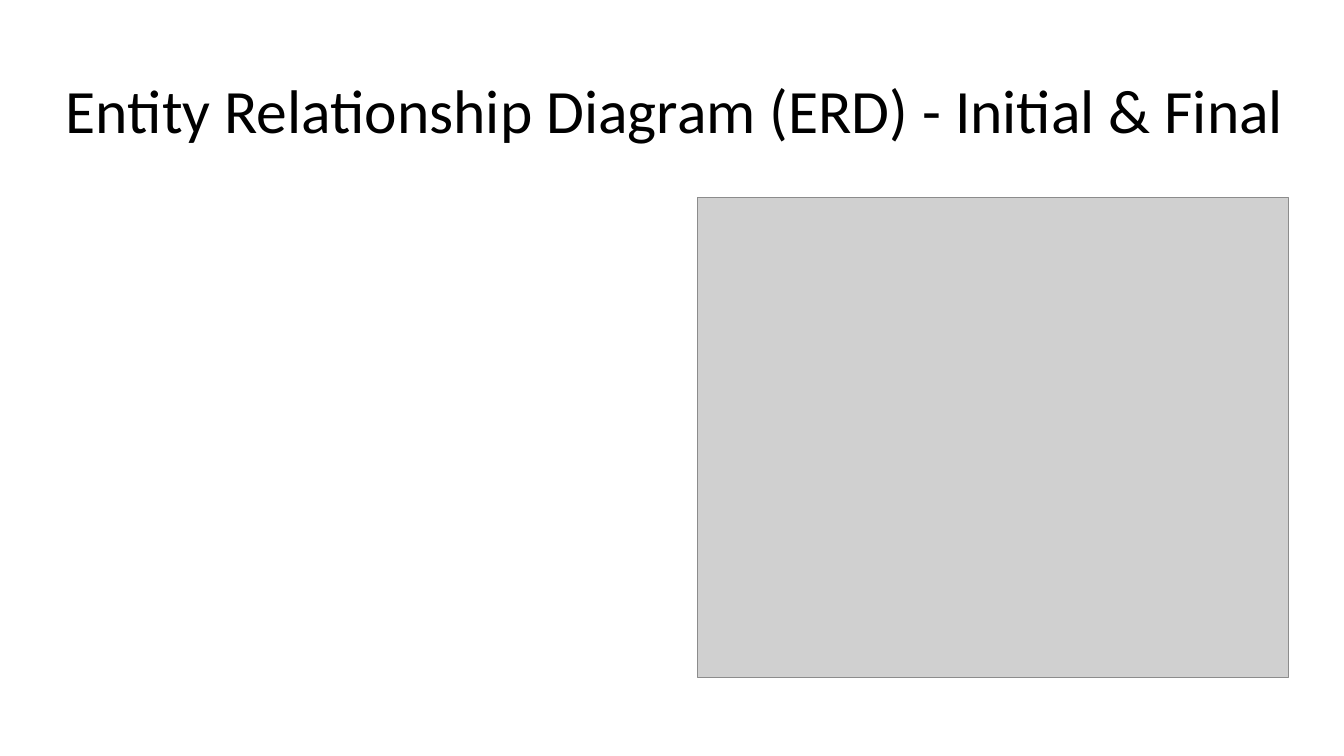
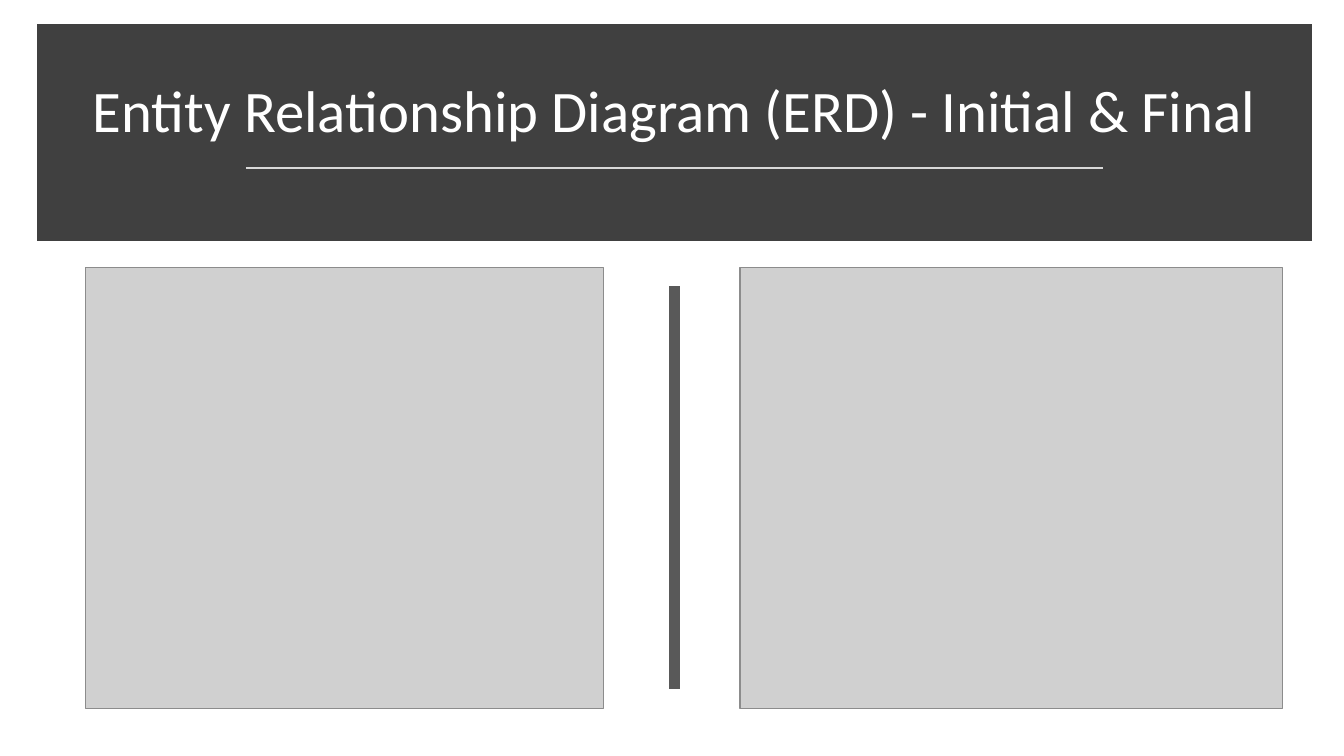
Before and after one commit to Ridwan-Kawsar/IMS-22EnableMay2, a slide deck: slide 4 of Documentation/IMS Presentation.pptx. Drawn at 1344x756 pixels with LibreOffice and Linux fonts; fonts in the diff are those of the drawing; grey boxes stand for pictures. Boxes give left, top, right and bottom in pixels: in the first picture for what was removed or moved away, otherwise in the second. Text is boxed around its words. In the diff, an @@ line names an element or a change of style, - is before the commit and + after.

Commit message:
Updated Presentation

```diff
--- a/Documentation/IMS Presentation.pptx
+++ b/Documentation/IMS Presentation.pptx
@@ rectangle added at [43, 31, 1305, 235], fill #404040, outline #404040 10 pt @@
@@ title "Entity Relationship Diagram (ERD) - ...": place and size @@
-title "Entity Relationship Diagram (ERD) - ..." at [66, 88, 1283, 144]
+title "Entity Relationship Diagram (ERD) - ..." at [93, 89, 1255, 142]
@@ title "Entity Relationship Diagram (ERD) - ..." at [93, 89, 1255, 142]: size 44 to 42 pt, text colour #000000 to #FFFFFF; alignment left to centre; vertical alignment middle to bottom @@
@@ line added from (246, 167) to (1103, 167), #D9D9D9 1.75 pt @@
@@ picture added at [86, 267, 604, 708] @@
@@ picture: place and size @@
-picture at [698, 198, 1290, 678]
+picture at [740, 267, 1282, 708]
@@ line added from (675, 286) to (675, 690), #595959 8 pt @@
```
Also in this commit, not shown: 2 slides added.
